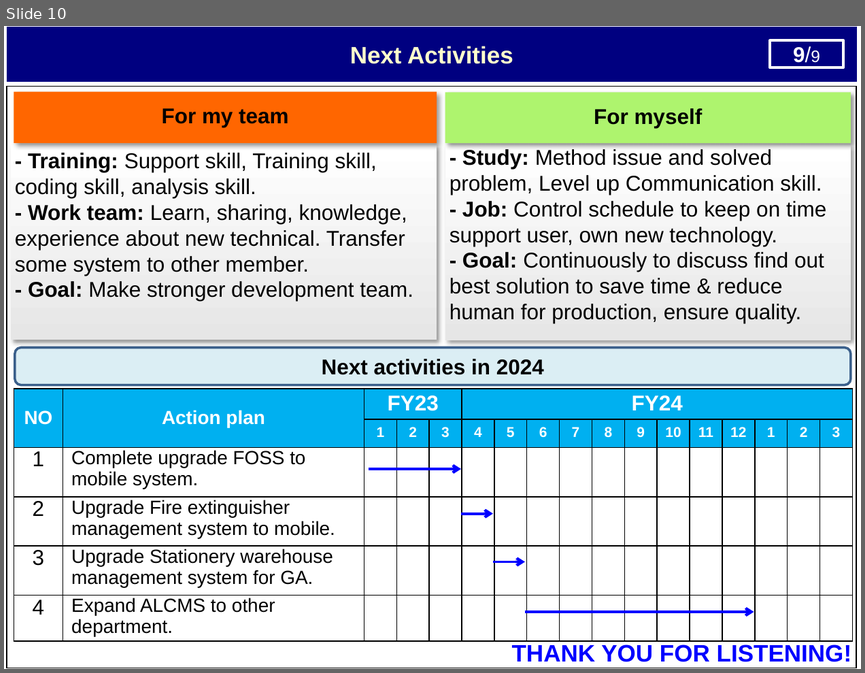
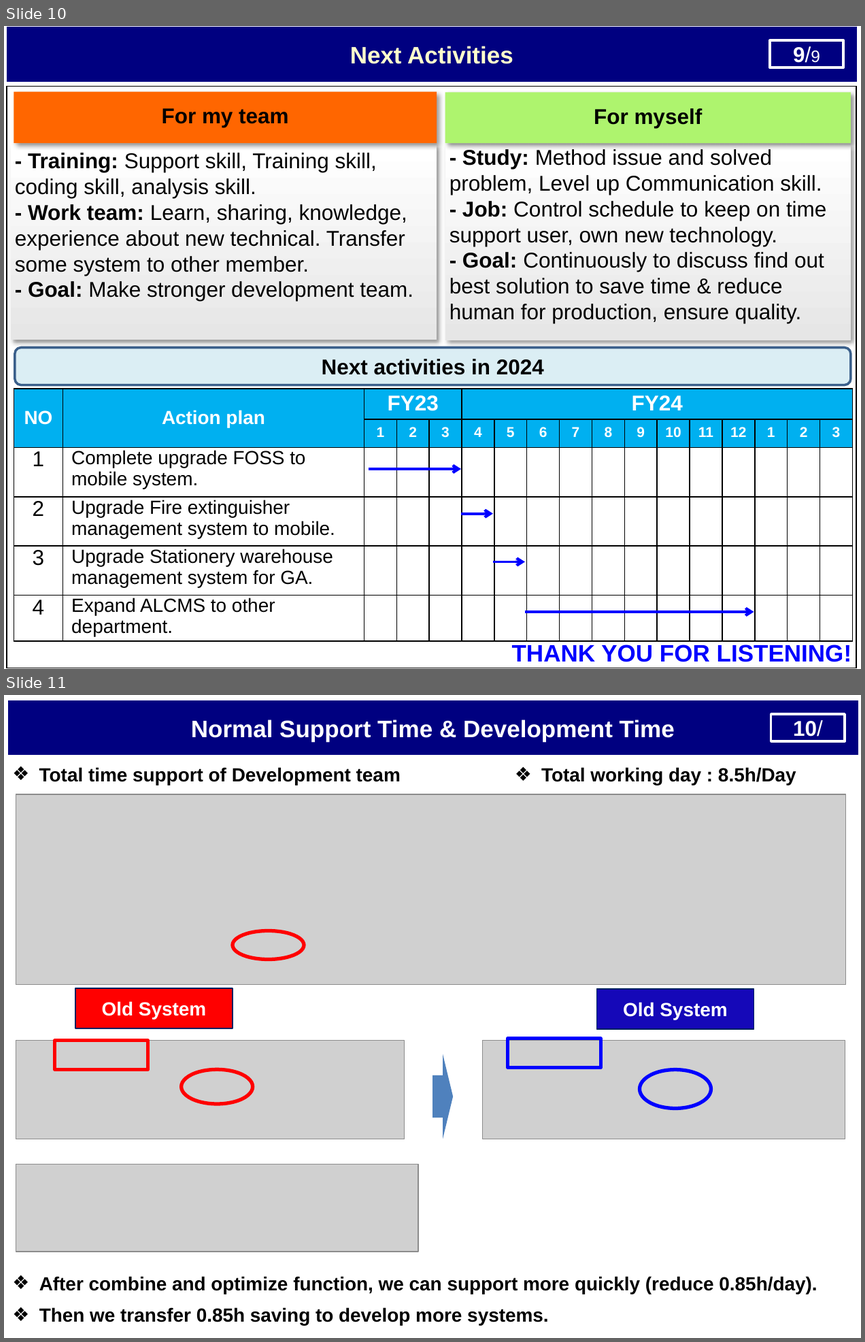
Before and after one commit to thietbicongnghevietnam/ReportPSNV, a slide deck: Report_Nguyen Nhu Minh.pptx. Shown one above the other, each under a label of ours: slide 10 before the commit, slides 10 and 11 after it. The pictures are 865x673 and 865x1342 pixels, drawn with LibreOffice and Linux fonts; fonts in the diff are those of the drawing; grey boxes stand for pictures. Boxes give left, top, right and bottom in pixels: in the first picture for what was removed or moved away, otherwise in the second. Text is boxed around its words. In the diff, an @@ line names an element or a change of style, - is before the commit and + after.

```diff
--- a/Report_Nguyen Nhu Minh.pptx
+++ b/Report_Nguyen Nhu Minh.pptx
@@ slide 11 added at box(4, 695, 861, 1338), background #FFFFFF @@
@@ rectangle added at box(8, 701, 857, 755), fill #000080, outline #000080 0.75 pt, 20 pt, text #FFFFFF, bold @@
+Normal Support Time & Development Time
@@ rectangle added at box(771, 714, 844, 741), outline #FFFFFF 2 pt, 18 pt, text #FFFFFF, bold @@
+10/
@@ text added at box(39, 767, 400, 785), 16 pt, text #000000, bold @@
+❖ Total time support of Development team
@@ text added at box(541, 767, 796, 785), 16 pt, text #000000, bold @@
+❖ Total working day : 8.5h/Day
@@ picture added at box(16, 794, 845, 985) @@
@@ ellipse added at box(232, 930, 304, 959), outline #FF0000 3 pt @@
@@ rectangle added at box(75, 988, 232, 1028), fill #FF0000, outline #002060 1 pt, 16 pt, text #FFFFFF, bold @@
+Old System
@@ rectangle added at box(597, 989, 753, 1029), fill #1508B8, outline #002060 1 pt, 16 pt, text #FFFFFF, bold @@
+Old System
@@ picture added at box(16, 1040, 404, 1139) @@
@@ rectangle added at box(54, 1040, 147, 1070), outline #FF0000 3 pt @@
@@ picture added at box(482, 1040, 844, 1139) @@
@@ rectangle added at box(508, 1038, 600, 1068), outline #0000FF 3 pt @@
@@ right arrow added at box(432, 1054, 453, 1139), fill #4F81BD @@
@@ ellipse added at box(181, 1070, 252, 1104), outline #FF0000 3 pt @@
@@ ellipse added at box(640, 1070, 711, 1108), outline #0000FF 3 pt @@
@@ picture added at box(16, 1164, 419, 1251) @@
@@ text added at box(39, 1276, 817, 1293), 16 pt, text #000000, bold @@
+❖ After combine and optimize function, we can support more quickly (reduce 0.85h/day).
@@ text added at box(39, 1307, 548, 1325), 16 pt, text #000000, bold @@
+❖ Then we transfer 0.85h saving to develop more systems.
```
Also in this commit, not shown: 3 slides changed, 3 other slides added, 1 other file.
